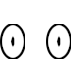
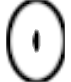
Revision of a layered 71×82 image; what changed, layer by layer:
added layer "a copy #1" above "a #1" over [6, 0, 65, 82]
hid "a copy" over [46, 24, 71, 59]
hid "a" over [0, 24, 25, 59]
